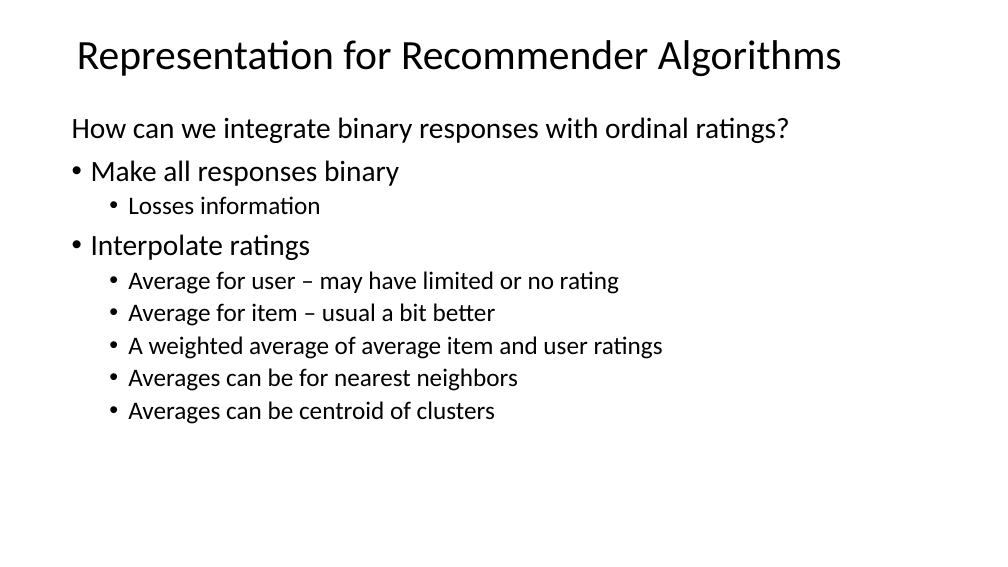
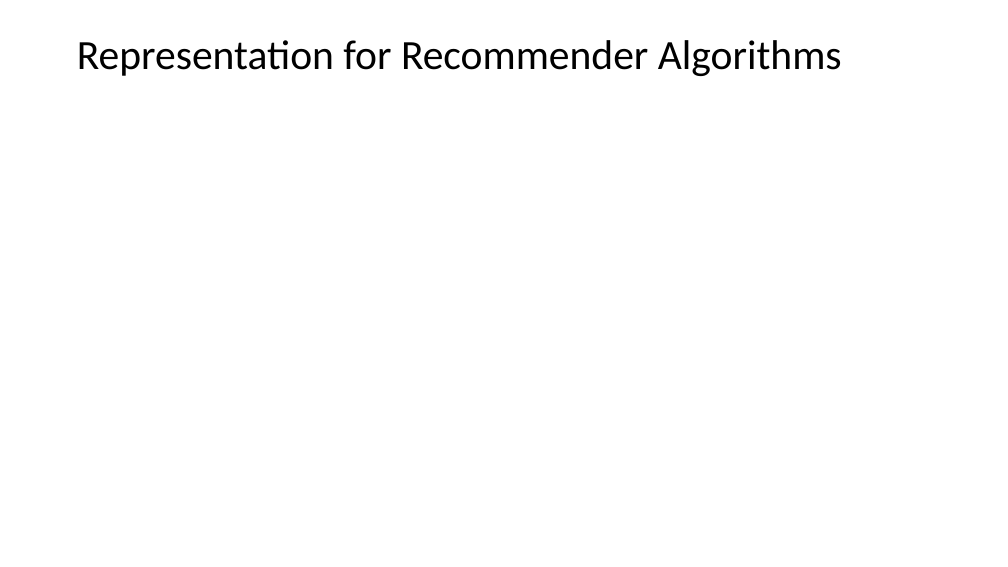
Before and after one commit to StephenElston/CSCI-E-108, a slide deck: slide 15 of slides/8_RecommenderSystems.pptx (slide 16 before the commit). Drawn at 1008x567 pixels with LibreOffice and Linux fonts; fonts in the diff are those of the drawing; grey boxes stand for pictures. Boxes give left, top, right and bottom in pixels: in the first picture for what was removed or moved away, otherwise in the second. Text is boxed around its words. In the diff, an @@ line names an element or a change of style, - is before the commit and + after.

```diff
--- a/slides/8_RecommenderSystems.pptx
+++ b/slides/8_RecommenderSystems.pptx
@@ text removed at (x1=72, y1=117, x2=790, y2=424) @@
-How can we integrate binary responses with ordinal ratings?
-• Make all responses binary
-  • Losses information
-• Interpolate ratings
-  • Average for user – may have limited or no rating
-  • Average for item – usual a bit better
-  • A weighted average of average item and user ratings
-  • Averages can be for nearest neighbors
-  • Averages can be centroid of clusters
```
Also in this commit, not shown: 9 other slides changed, 1 slide removed.
